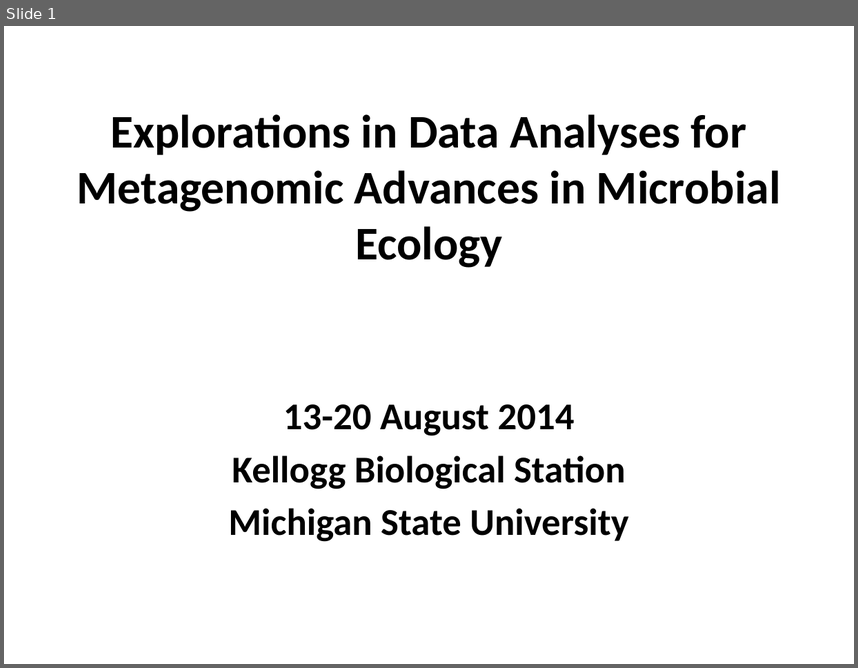
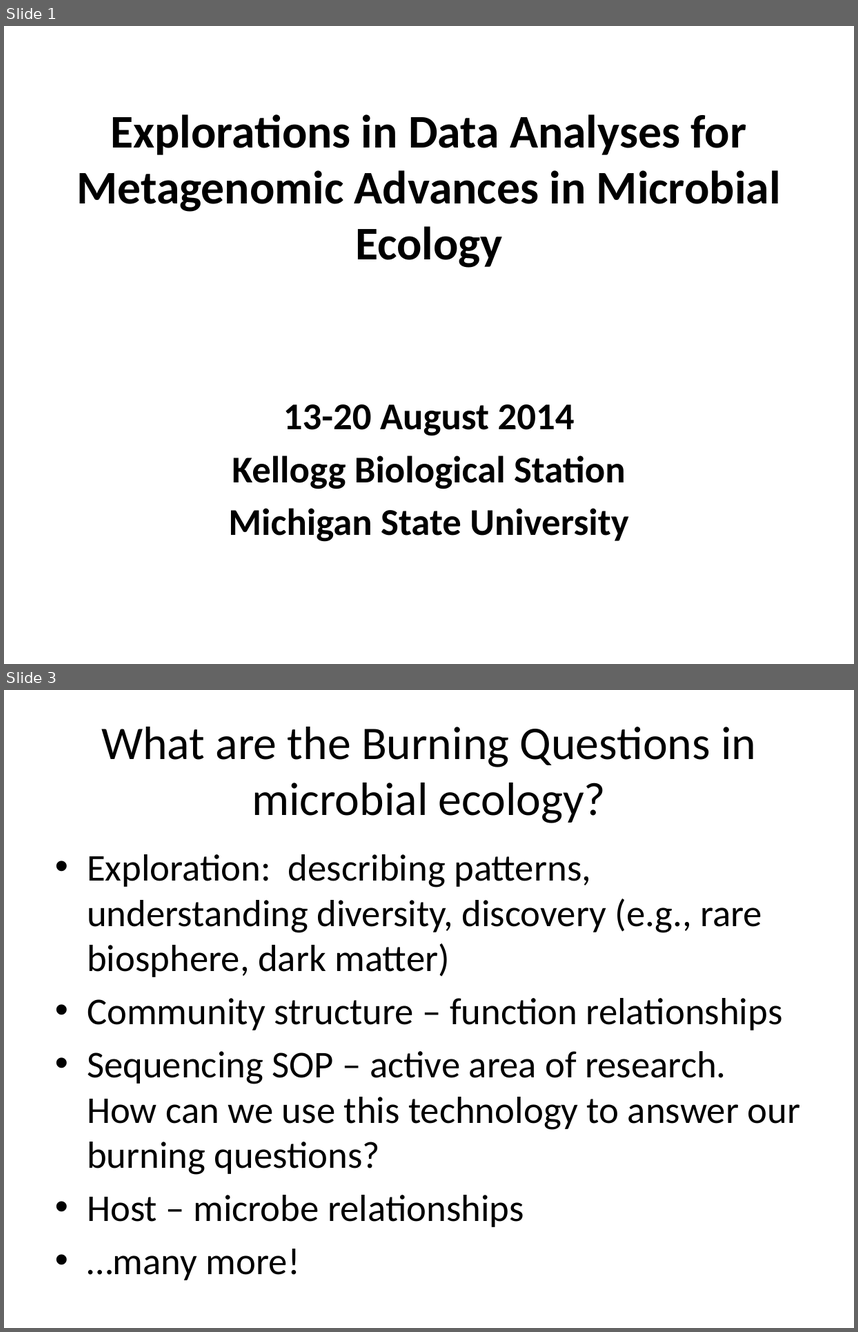
Before and after one commit to edamame-course/docs, a slide deck: extra/Presentations/2014-08-13-PM_Ashley_Lecture1.pptx. Shown one above the other, each under a label of ours: slide 1 before the commit, slides 1 and 3 after it; the slides between them are not shown. The pictures are 858x668 and 858x1332 pixels, drawn with LibreOffice and Linux fonts; fonts in the diff are those of the drawing; background and template pictures are left out. Boxes give left, top, right and bottom in pixels: in the first picture for what was removed or moved away, otherwise in the second. Text is boxed around its words. In the diff, an @@ line names an element or a change of style, - is before the commit and + after.

```diff
--- a/extra/Presentations/2014-08-13-PM_Ashley_Lecture1.pptx
+++ b/extra/Presentations/2014-08-13-PM_Ashley_Lecture1.pptx
@@ slide 3 added at (4, 690, 854, 1328), background #FFFFFF @@
@@ title added at (101, 727, 756, 823), 39.6 pt, text #000000 @@
+What are the Burning Questions in microbial ecology?
@@ text added at (87, 854, 800, 1274), 32 pt, text #000000 @@
+• Exploration: describing patterns, understanding diversity, discovery (e.g., rare biosphere, dark matter)
+• Community structure – function relationships
+• Sequencing SOP – active area of research. How can we use this technology to answer our burning questions?
+• Host – microbe relationships
+• …many more!
```
Also in this commit, not shown: 10 other slides added, 1 other file.
